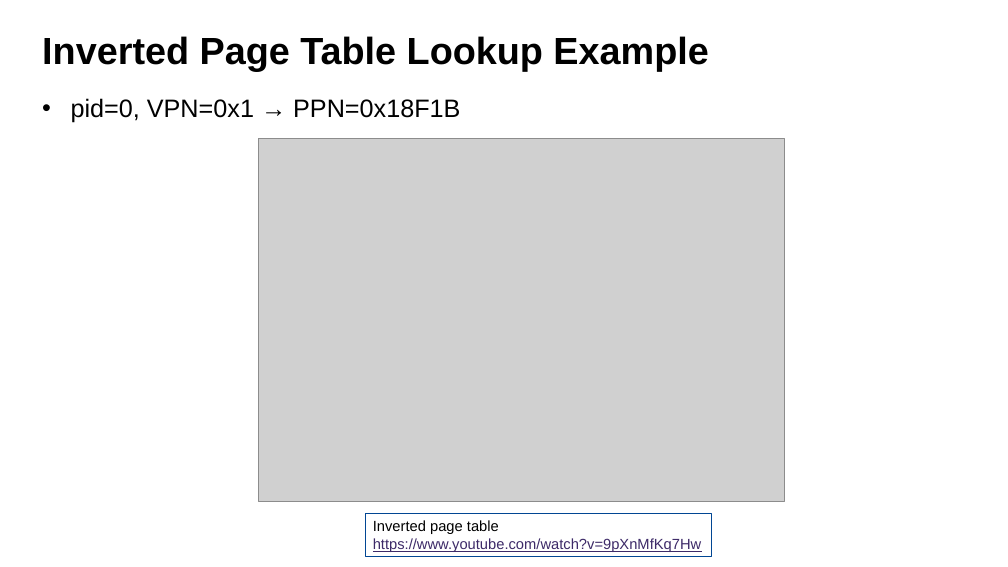
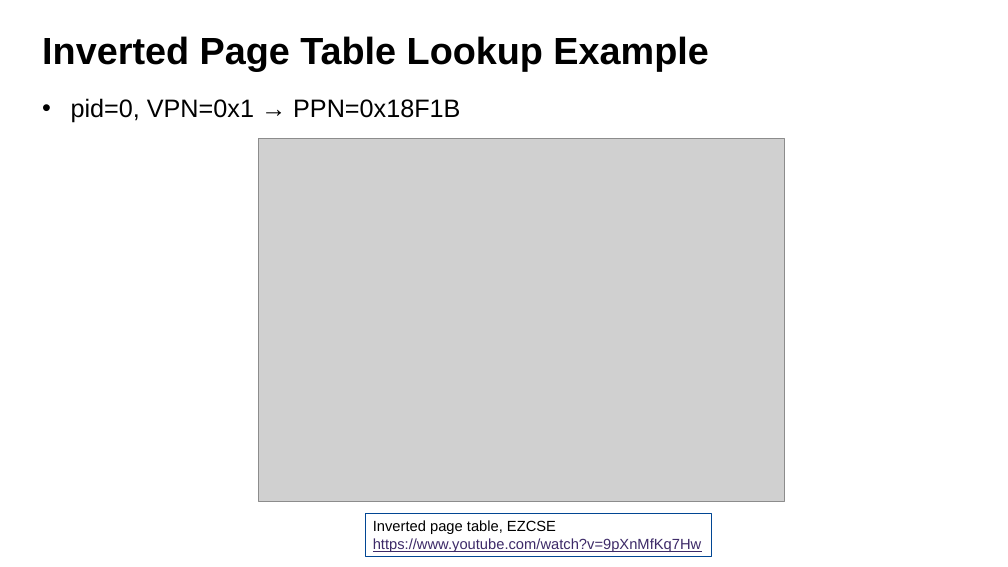
Before and after one commit to guhofstra/CSC256Fa25, a slide deck: slide 28 of PPTs/L7-Virtual Memory.pptx (slide 29 before the commit). Drawn at 1008x567 pixels with LibreOffice and Linux fonts; fonts in the diff are those of the drawing; grey boxes stand for pictures. Boxes give left, top, right and bottom in pixels: in the first picture for what was removed or moved away, otherwise in the second. Text is boxed around its words. In the diff, an @@ line names an element or a change of style, - is before the commit and + after.

```diff
--- a/PPTs/L7-Virtual Memory.pptx
+++ b/PPTs/L7-Virtual Memory.pptx
@@ text in rectangle at [373,520,556,534]: text changed @@
-Inverted page table
+Inverted page table, EZCSE
```
Also in this commit, not shown: 7 other slides changed, 3 slides removed, 3 other files.
